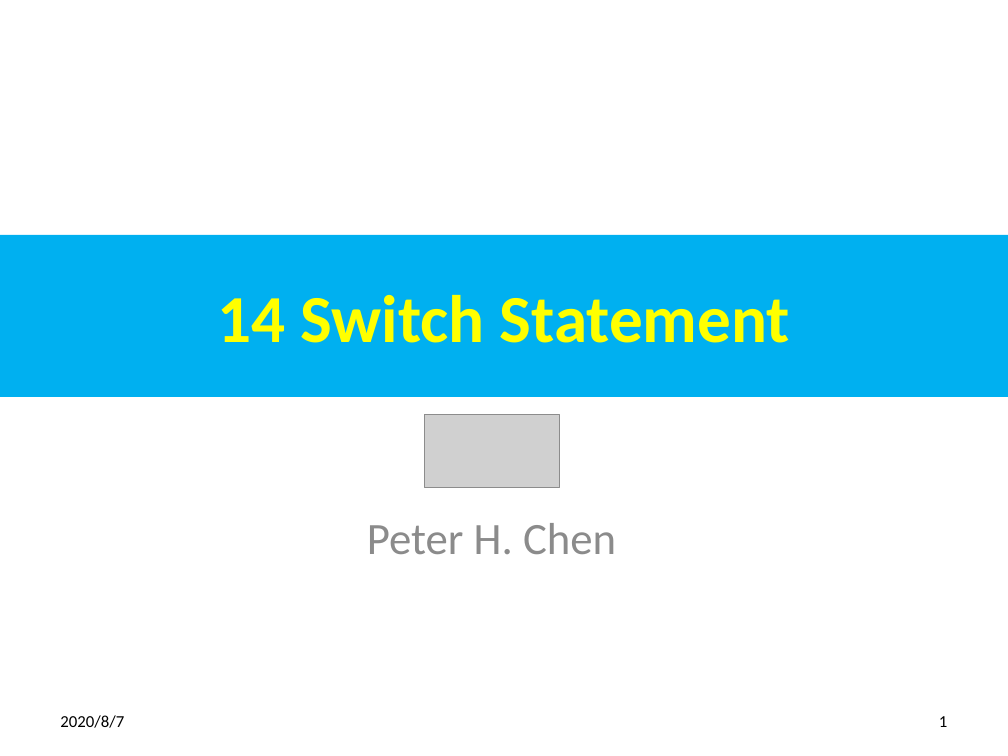
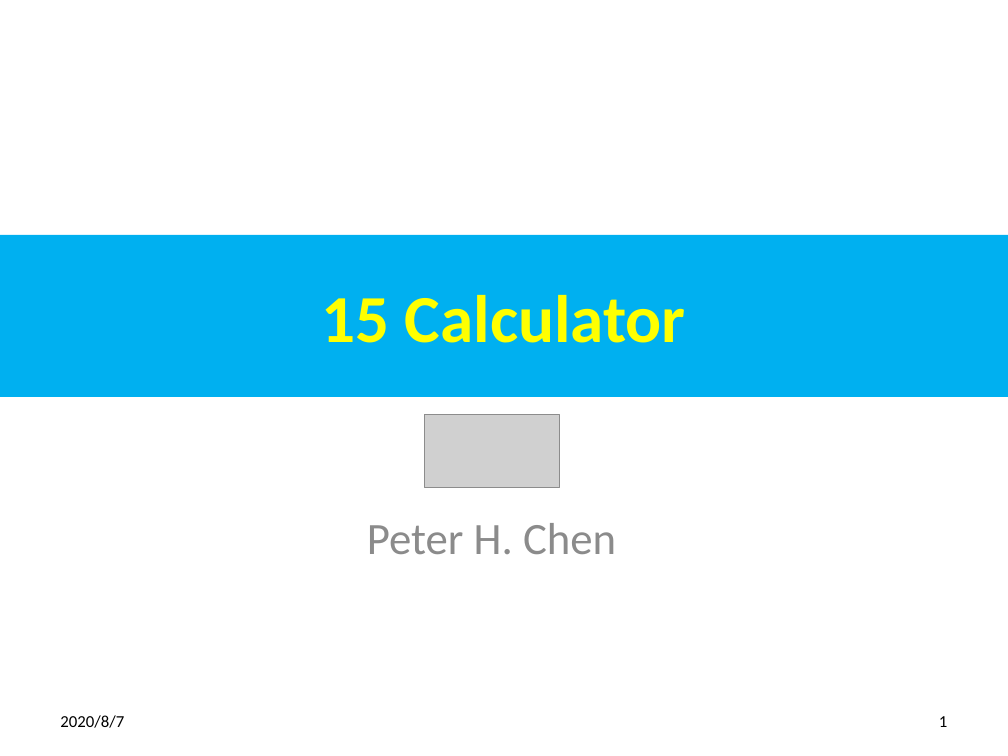
Before and after one commit to peterhchen/900_PHP_Proj, a slide deck: slide 1 of 14_Switch.pptx. Drawn at 1008x756 pixels with LibreOffice and Linux fonts; fonts in the diff are those of the drawing; grey boxes stand for pictures. Boxes give left, top, right and bottom in pixels: in the first picture for what was removed or moved away, otherwise in the second. Text is boxed around its words. In the diff, an @@ line names an element or a change of style, - is before the commit and + after.

```diff
--- a/14_Switch.pptx
+++ b/14_Switch.pptx
@@ title at bbox=[322, 295, 686, 343]: text changed @@
-14 Switch Statement
+15 Calculator
```
Also in this commit, not shown: 5 other slides changed, 2 other files.
